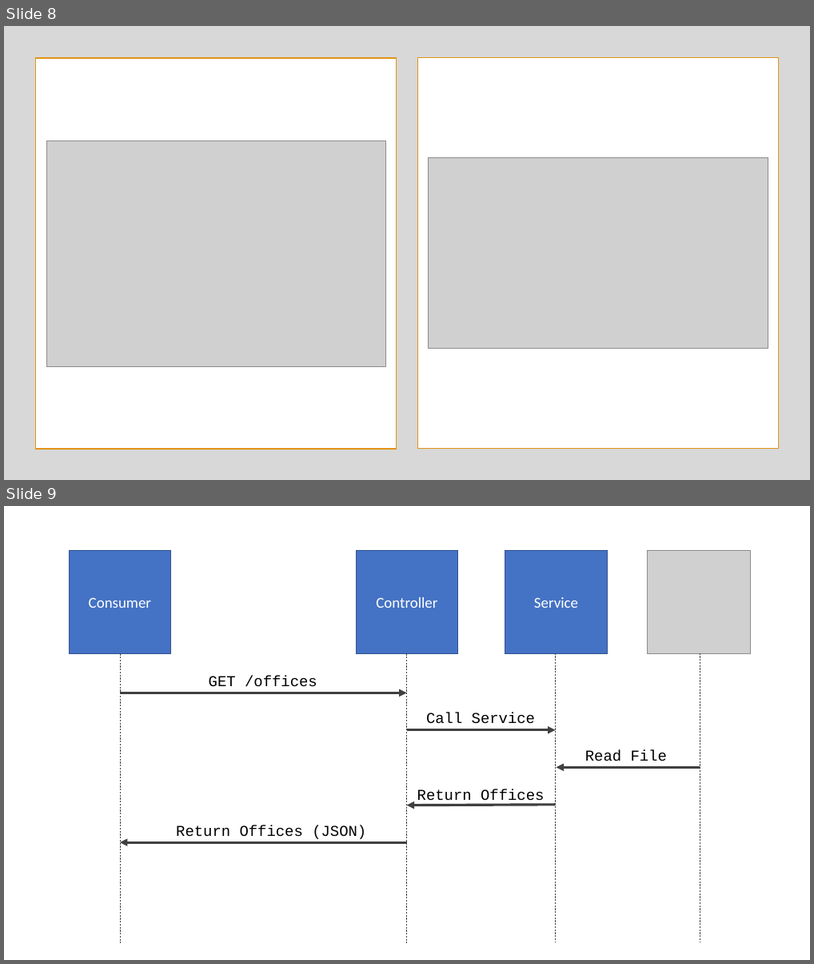
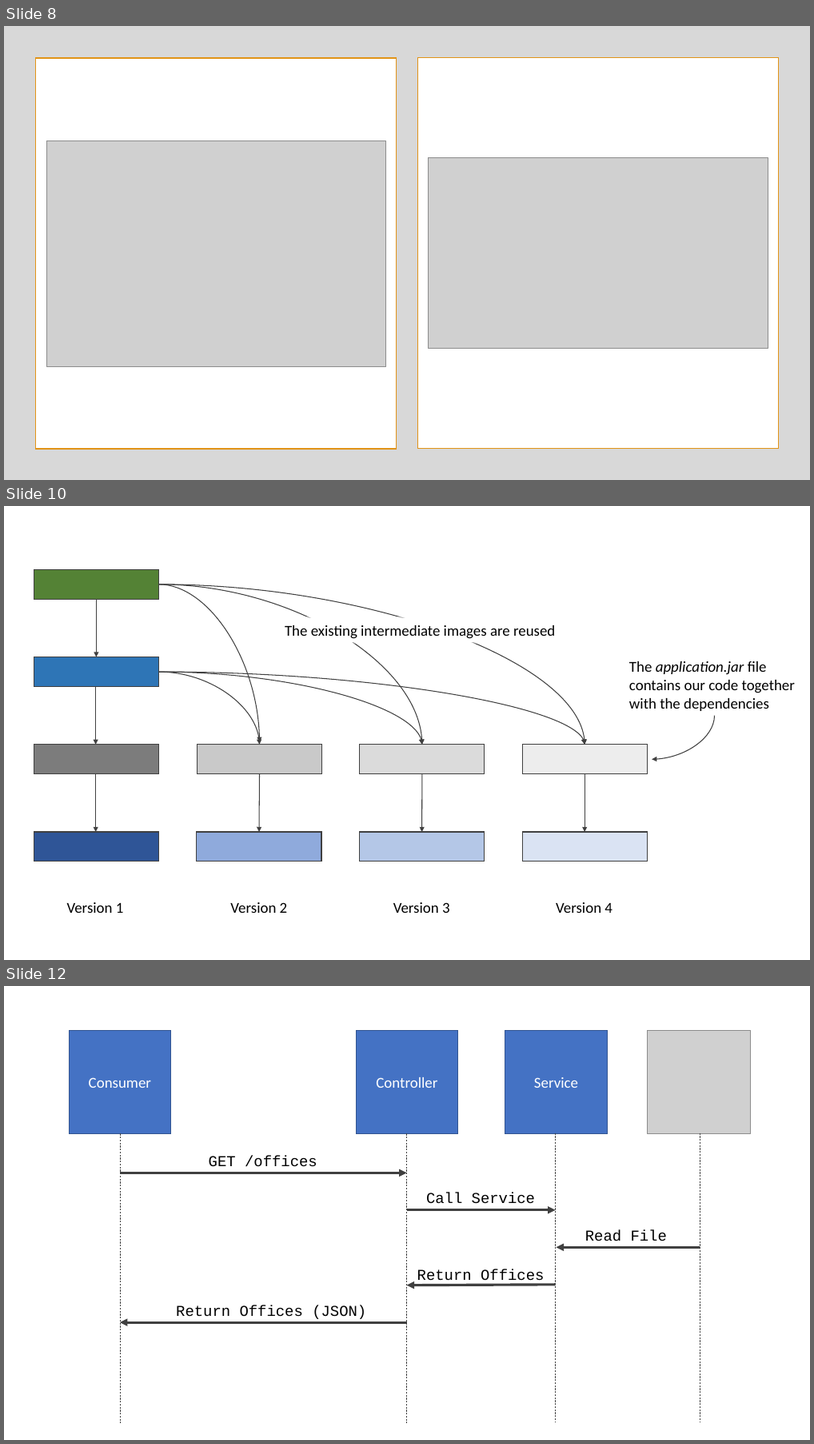
Before and after one commit to albertattard/spring-boot-camp, a slide deck: assets/images/Images.pptx. Shown one above the other, each under a label of ours: slides 8 and 9 before the commit, slides 8, 10 and 12 after it; the slides between them are not shown. The pictures are 814x964 and 814x1444 pixels, drawn with LibreOffice and Linux fonts; fonts in the diff are those of the drawing; grey boxes stand for pictures. Boxes give left, top, right and bottom in pixels: in the first picture for what was removed or moved away, otherwise in the second. Text is boxed around its words. In the diff, an @@ line names an element or a change of style, - is before the commit and + after.

```diff
--- a/assets/images/Images.pptx
+++ b/assets/images/Images.pptx
@@ slide 10 added at [4, 506, 810, 960], background #FFFFFF @@
@@ rectangle added at [34, 569, 158, 599], fill #548235, outline #404040 1 pt @@
@@ arrow added from (97, 599) to (97, 657), #404040 1 pt @@
@@ curved arrow added from (159, 584) to (260, 742), #404040 1 pt @@
@@ curved arrow added from (159, 584) to (422, 744), #404040 1 pt @@
@@ curved arrow added from (159, 584) to (586, 744), #404040 1 pt @@
@@ rectangle added at [279, 618, 566, 642], fill #FFFFFF, outline #FFFFFF 3 pt, 18 pt, text #000000 @@
+The existing intermediate images are reused
@@ rectangle added at [34, 657, 158, 687], fill #2E75B6, outline #404040 1 pt @@
@@ curved arrow added from (159, 672) to (260, 744), #404040 1 pt @@
@@ curved arrow added from (159, 672) to (422, 744), #404040 1 pt @@
@@ curved arrow added from (159, 672) to (586, 744), #404040 1 pt @@
@@ text added at [630, 661, 795, 711], 18 pt, text #000000 @@
+The application.jar file contains our code together with the dependencies
@@ arrow added from (96, 686) to (96, 744), #404040 1 pt @@
@@ curved arrow added from (715, 716) to (653, 759), #404040 1 pt @@
@@ rectangle added at [34, 744, 158, 774], fill #7C7C7C, outline #404040 1 pt @@
@@ rectangle added at [197, 744, 322, 774], fill #C9C9C9, outline #404040 1 pt @@
@@ rectangle added at [360, 744, 484, 774], fill #DBDBDB, outline #404040 1 pt @@
@@ rectangle added at [522, 744, 647, 774], fill #EDEDED, outline #404040 1 pt @@
@@ arrow added from (96, 774) to (96, 832), #404040 1 pt @@
@@ arrow added from (260, 774) to (259, 832), #404040 1 pt @@
@@ arrow added from (422, 774) to (422, 832), #404040 1 pt @@
@@ arrow added from (586, 774) to (586, 832), #404040 1 pt @@
@@ rectangle added at [34, 832, 158, 861], fill #2F5597, outline #404040 1 pt @@
@@ rectangle added at [197, 832, 322, 861], fill #8FAADC, outline #404040 1 pt @@
@@ rectangle added at [360, 832, 484, 861], fill #B4C7E7, outline #404040 1 pt @@
@@ rectangle added at [522, 832, 647, 861], fill #DAE3F3, outline #404040 1 pt @@
@@ text added at [67, 902, 124, 912], 18 pt, text #000000 @@
+Version 1
@@ text added at [230, 902, 288, 912], 18 pt, text #000000 @@
+Version 2
@@ text added at [394, 902, 450, 912], 18 pt, text #000000 @@
+Version 3
@@ text added at [556, 902, 613, 912], 18 pt, text #000000 @@
+Version 4
@@ what was slide 9 is now slide 12 @@
```
Also in this commit, not shown: 2 other slides added, 5 other files.
